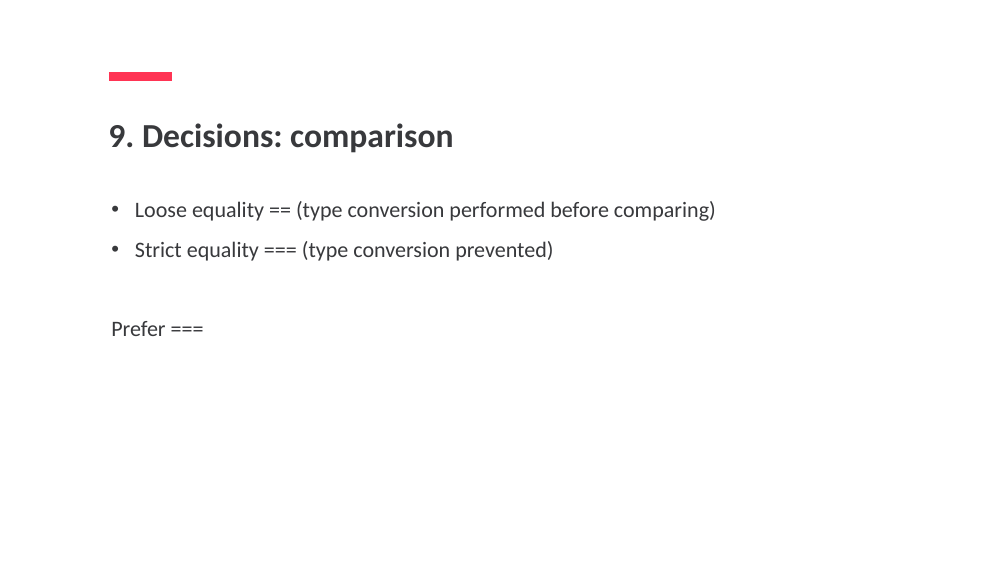
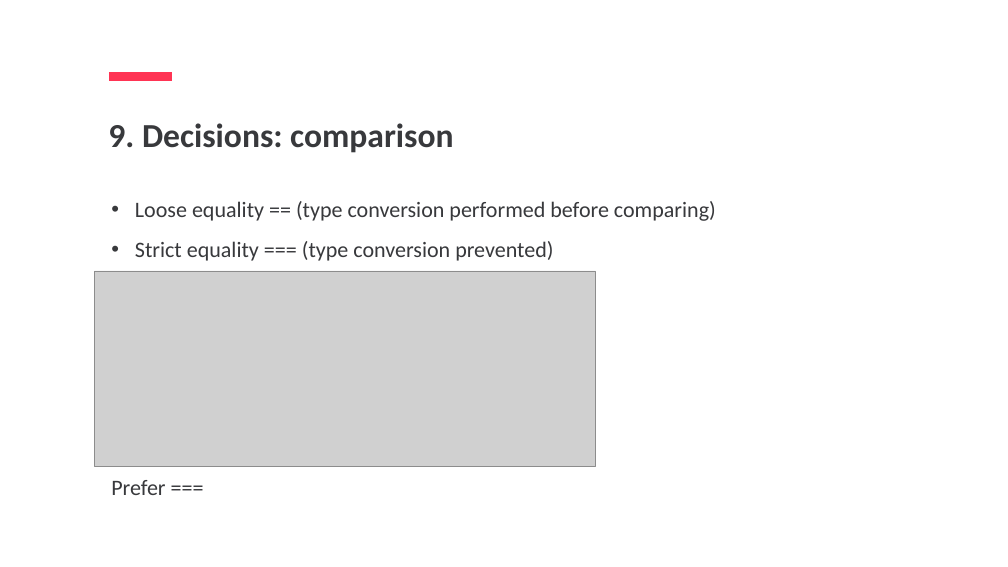
Before and after one commit to jpotapova/js-lecture-1, a slide deck: slide 31 of JS1-Jelizaveta-Potapova.pptx (slide 28 before the commit). Drawn at 1008x567 pixels with LibreOffice and Linux fonts; fonts in the diff are those of the drawing; grey boxes stand for pictures. Boxes give left, top, right and bottom in pixels: in the first picture for what was removed or moved away, otherwise in the second. Text is boxed around its words. In the diff, an @@ line names an element or a change of style, - is before the commit and + after.

```diff
--- a/JS1-Jelizaveta-Potapova.pptx
+++ b/JS1-Jelizaveta-Potapova.pptx
@@ text "Loose equality == (type conversion ..." rewrapped from (111,201,716,336) to (111,201,716,495) @@
@@ picture added at (94,271,595,466) @@
```
Also in this commit, not shown: 27 other slides changed, 7 slides added, 3 other files.
